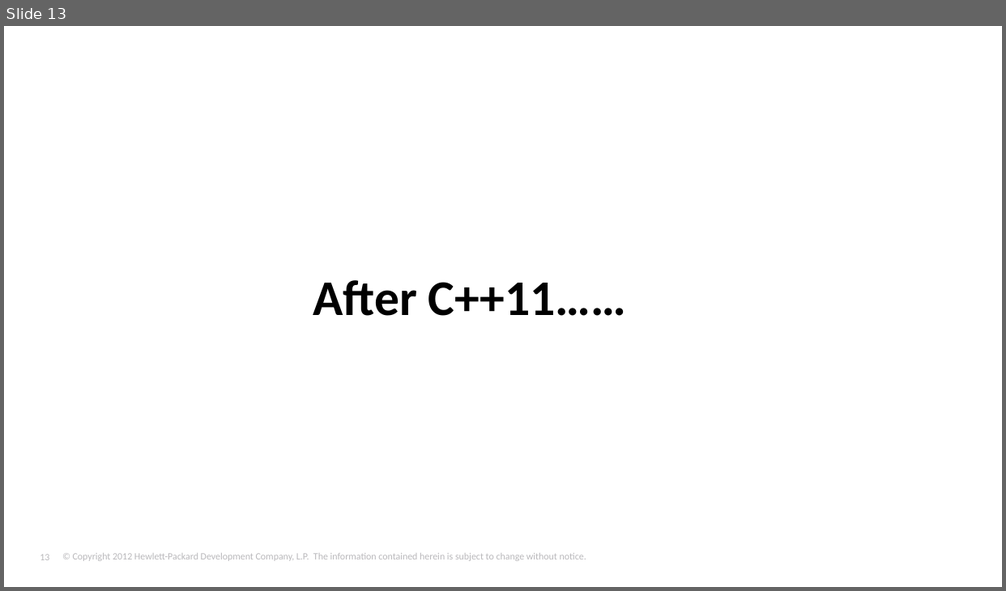
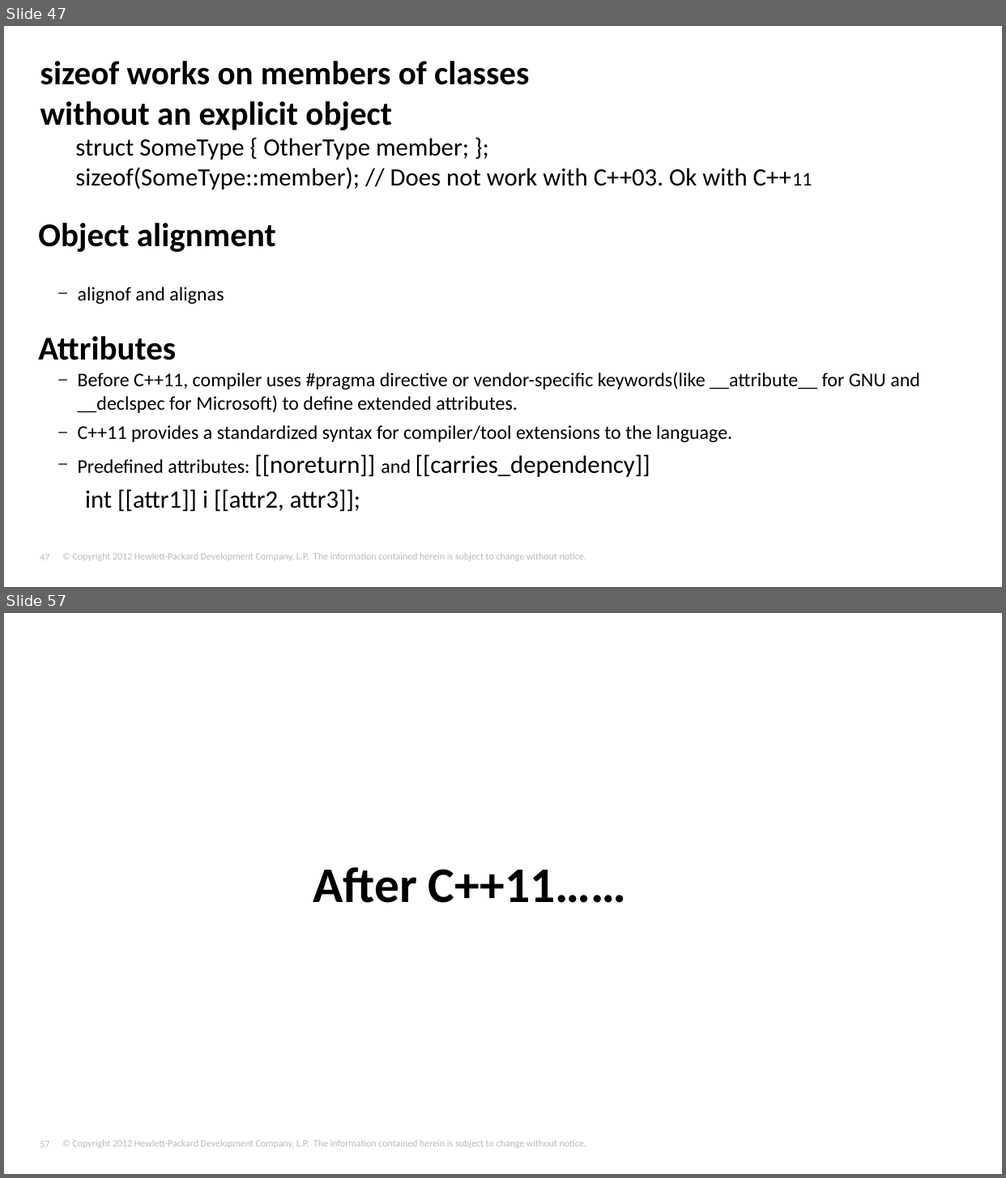
Before and after one commit to tjliupeng/CPP11, a slide deck: C++11.pptx. Shown one above the other, each under a label of ours: slide 13 before the commit, slides 47 and 57 after it; the slides between them are not shown. The pictures are 1006x591 and 1006x1178 pixels, drawn with LibreOffice and Linux fonts; fonts in the diff are those of the drawing; background and template pictures are left out. Boxes give left, top, right and bottom in pixels: in the first picture for what was removed or moved away, otherwise in the second. Text is boxed around its words. In the diff, an @@ line names an element or a change of style, - is before the commit and + after.

```diff
--- a/C++11.pptx
+++ b/C++11.pptx
@@ slide 47 added at box(4, 26, 1002, 587), background #FFFFFF; not listed: 2 template elements that a slide beside it also shows @@
@@ title added at box(40, 61, 529, 130), 24 pt, text #000000, bold @@
+sizeof works on members of classes
+without an explicit object
@@ text added at box(75, 138, 812, 190), 18 pt, text #000000 @@
+struct SomeType { OtherType member; };
+sizeof(SomeType::member); // Does not work with C++03. Ok with C++11
@@ text added at box(38, 223, 276, 252), 24 pt, text #000000, bold @@
+Object alignment
@@ text added at box(78, 287, 920, 477), 14 pt, text #000000 @@
+  – alignof and alignas
+  – Before C++11, compiler uses #pragma directive or vendor-specific keywords(like __attribute__ for GNU and __declspec for Microsoft) to define extended attributes.
+  – C++11 provides a standardized syntax for compiler/tool extensions to the language.
+  – Predefined attributes: [[noreturn]] and [[carries_dependency]]
@@ text added at box(38, 336, 176, 361), 24 pt, text #000000, bold @@
+Attributes
@@ text added at box(85, 489, 360, 512), 18 pt, text #000000 @@
+int [[attr1]] i [[attr2, attr3]];
@@ what was slide 13 is now slide 57 @@
@@ page number at box(40, 1141, 49, 1148): text changed @@
-13
+57
```
Also in this commit, not shown: 7 slides changed, 45 other slides added, 15 slides removed, 1 other file.
